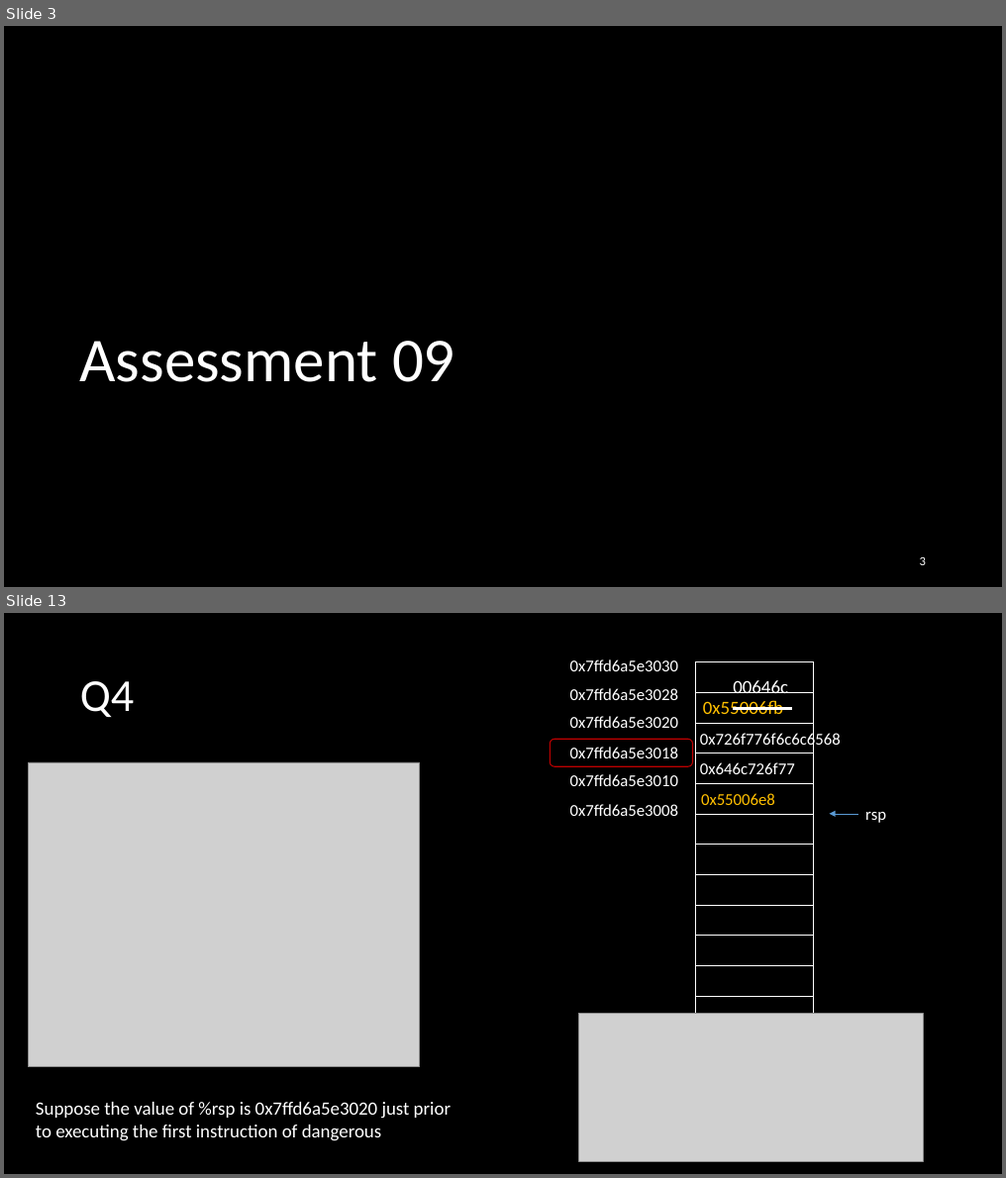
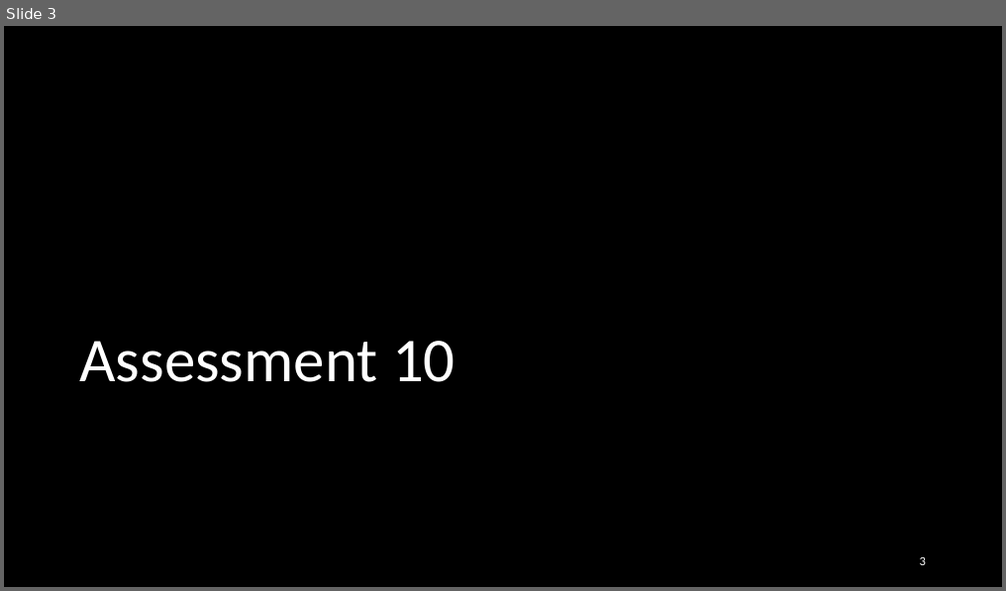
Before and after one commit to NYU-CSO/nyu-cso.github.io, a slide deck: rec-notes/r11.pptx. Shown one above the other, each under a label of ours: slides 3 and 13 before the commit, slide 3 after it; the slides between them are not shown. The pictures are 1006x1178 and 1006x591 pixels, drawn with LibreOffice and Linux fonts; fonts in the diff are those of the drawing; grey boxes stand for pictures. Boxes give left, top, right and bottom in pixels: in the first picture for what was removed or moved away, otherwise in the second. Text is boxed around its words. In the diff, an @@ line names an element or a change of style, - is before the commit and + after.

```diff
--- a/rec-notes/r11.pptx
+++ b/rec-notes/r11.pptx
@@ slide 13 removed at (4, 613, 1002, 1174), background #000000 @@
@@ text removed at (570, 660, 679, 671) @@
-0x7ffd6a5e3030
@@ table removed at (696, 663, 814, 1057), 13 rows, 1 columns @@
-
-0x55006fb
-
-
-
-
-
-
-
-
-
-
-
@@ title removed at (80, 681, 134, 717) @@
-Q4
@@ text removed at (570, 688, 679, 700) @@
-0x7ffd6a5e3028
@@ text removed at (733, 680, 788, 693) @@
-00646c
@@ text removed at (570, 716, 679, 728) @@
-0x7ffd6a5e3020
@@ text removed at (700, 731, 841, 749) @@
-0x726f776f6c6c6568
@@ line removed from (734, 708) to (792, 708) @@
@@ rounded rectangle removed at (549, 739, 693, 766) @@
@@ text removed at (570, 747, 679, 759) @@
-0x7ffd6a5e3018
@@ picture removed at (28, 762, 420, 1067) @@
@@ text removed at (570, 774, 679, 786) @@
-0x7ffd6a5e3010
@@ text removed at (700, 762, 795, 774) @@
-0x646c726f77
@@ text removed at (570, 804, 679, 816) @@
-0x7ffd6a5e3008
@@ text removed at (701, 793, 775, 805) @@
-0x55006e8
@@ arrow removed from (858, 814) to (830, 814) @@
@@ text removed at (865, 812, 886, 823) @@
-rsp
@@ picture removed at (579, 1014, 924, 1161) @@
@@ text removed at (36, 1102, 450, 1142) @@
-Suppose the value of %rsp is 0x7ffd6a5e3020 just prior to executing the first instruction of dangerous
@@ slide 3 changed as well @@
@@ title at (79, 341, 455, 382): text changed @@
-Assessment 09
+Assessment 10
```
Also in this commit, not shown: 2 other slides changed, 40 slides added, 29 other slides removed, 1 other file.
